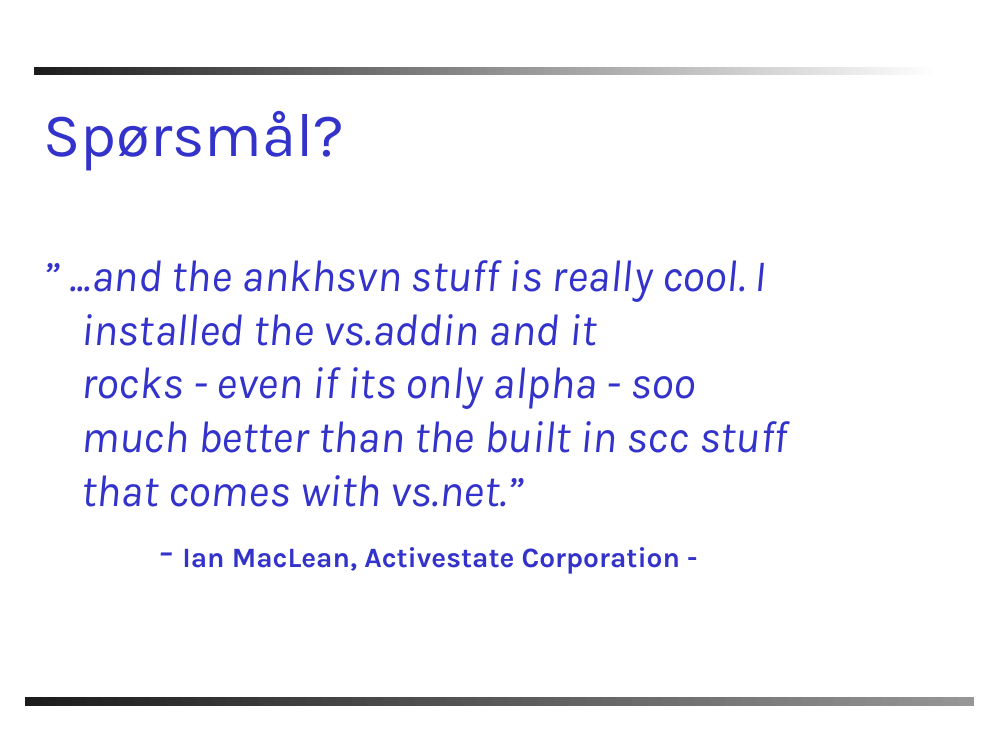
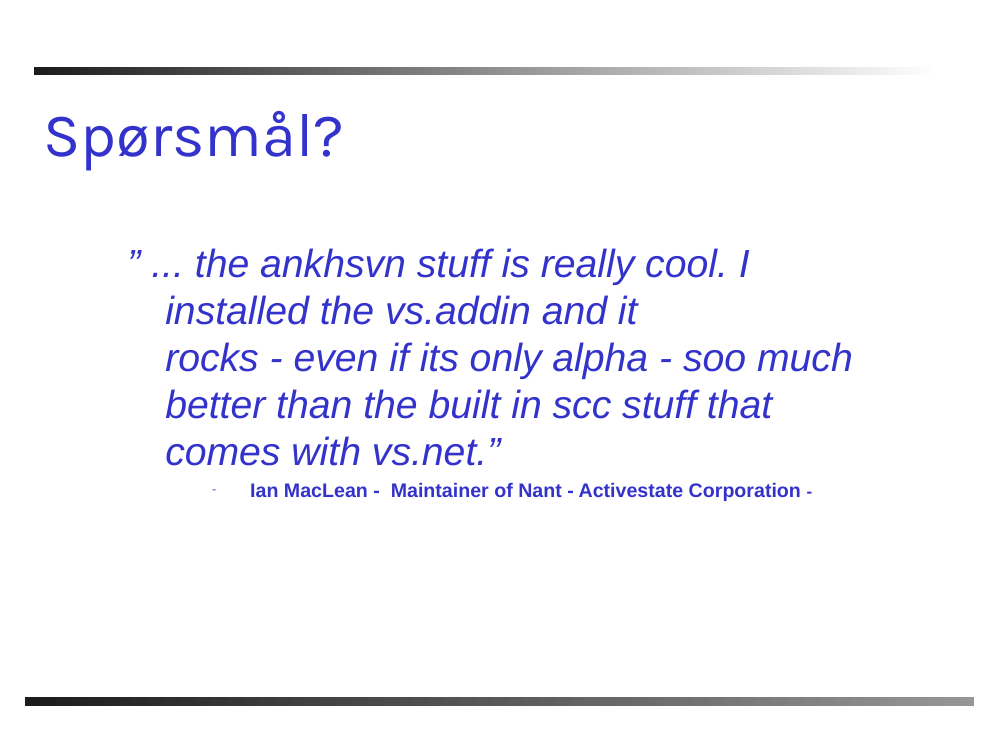
Before and after one commit to windygu/AnkhSVN, a slide deck: slide 24 of doc/powerpoint/Subversion_addin_for_VS.NET.ppt. Drawn at 1008x756 pixels with LibreOffice and Linux fonts; fonts in the diff are those of the drawing; background and template pictures are left out. Boxes give left, top, right and bottom in pixels: in the first picture for what was removed or moved away, otherwise in the second. Text is boxed around its words. In the diff, an @@ line names an element or a change of style, - is before the commit and + after.

```diff
--- a/doc/powerpoint/Subversion_addin_for_VS.NET.ppt
+++ b/doc/powerpoint/Subversion_addin_for_VS.NET.ppt
@@ text at box(165, 248, 853, 501): text changed; size 32 to 28 pt; font Karla to Arial @@
-” ...and the ankhsvn stuff is really cool. I installed the vs.addin and it
-rocks - even if its only alpha - soo much better than the built in scc stuff that comes with vs.net.”
-- Ian MacLean, Activestate Corporation -
+” ... the ankhsvn stuff is really cool. I installed the vs.addin and it
+rocks - even if its only alpha - soo much better than the built in scc stuff that comes with vs.net.”
+– Ian MacLean - Maintainer of Nant - Activestate Corporation -
```
Also in this commit, not shown: 15 other slides changed, 2 slides added, 2 slides removed.
